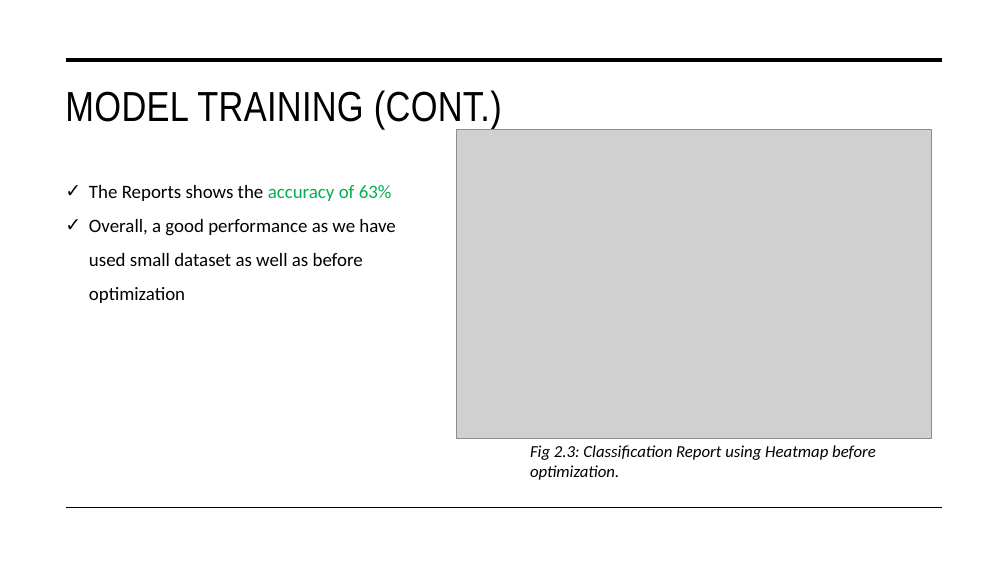
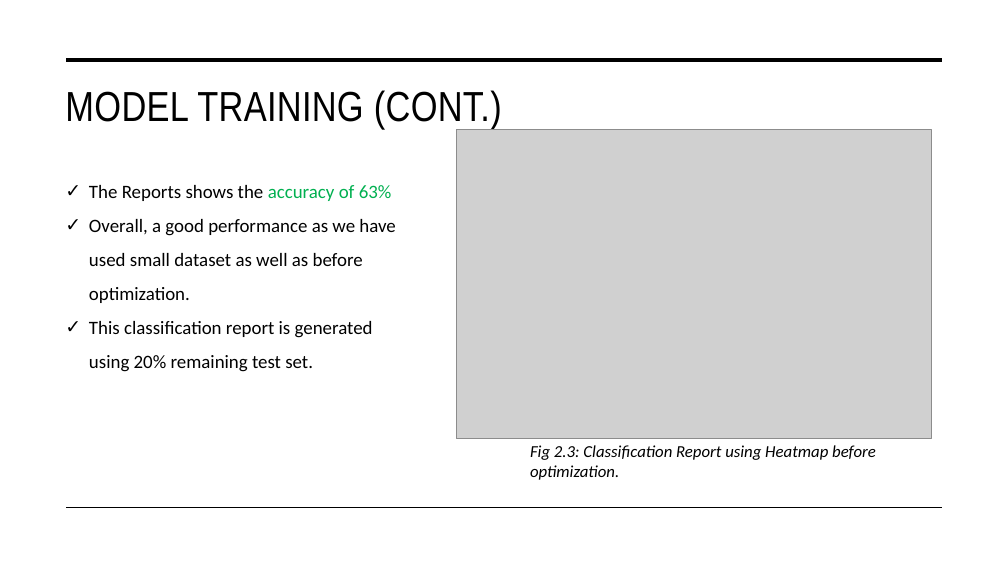
Before and after one commit to jubaerkhan49/leaf-classification, a slide deck: slide 6 of Leaf Classification & Optimizations using SGD Classifier.pptx. Drawn at 1008x567 pixels with LibreOffice and Linux fonts; fonts in the diff are those of the drawing; grey boxes stand for pictures. Boxes give left, top, right and bottom in pixels: in the first picture for what was removed or moved away, otherwise in the second. Text is boxed around its words. In the diff, an @@ line names an element or a change of style, - is before the commit and + after.

Commit message:
added some points in model training section

```diff
--- a/Leaf Classification & Optimizations using SGD Classifier.pptx
+++ b/Leaf Classification & Optimizations using SGD Classifier.pptx
@@ text at (x1=89, y1=219, x2=395, y2=372): text changed @@
-✓ Overall, a good performance as we have used small dataset as well as before optimization
+✓ Overall, a good performance as we have used small dataset as well as before optimization.
+✓ This classification report is generated using 20% remaining test set.
```
